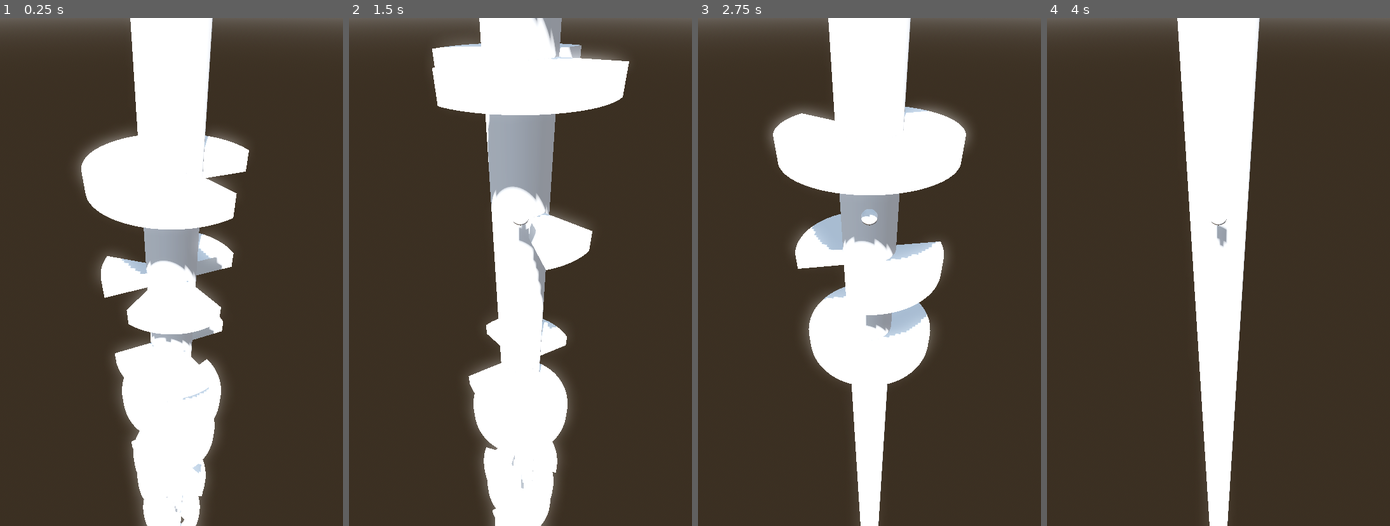
Above: before the commit, frames 1-4 (left to right).
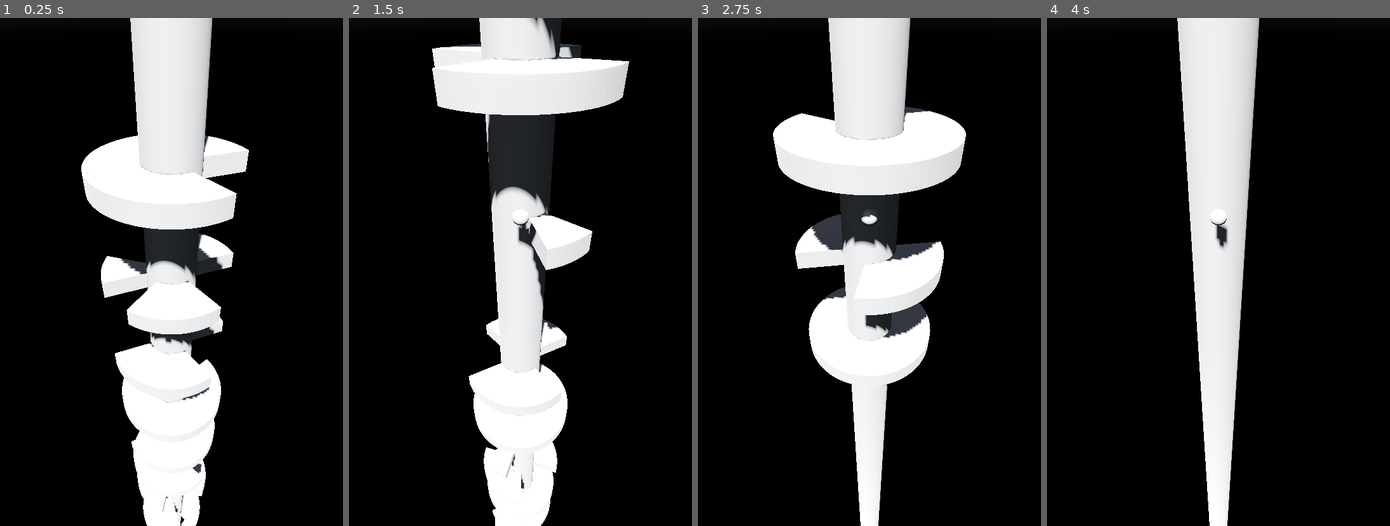
Above: after the commit, the same moments.

Repository: v1adem/HelixJumpClone
Game: Godot game, scene res://Scenes/game.tscn
Two runs of this game, one before a commit and one after it. Both use one fixed random seed, a clock stepped at 60 frames per second and the inputs below.
Inputs:
- Up to frame 1 (0.25 s): no input
- Up to frame 2 (1.5 s): hold Right (right) 0.53-1.28 s; hold Left (left) from 1.28 s (still down)
- Up to frame 3 (2.75 s): release Left (left) at 2.03 s; hold Right (right) from 2.03 s (still down)
- Up to frame 4 (4 s): tap Enter at 3.5 s; release Right (right) at 3.53 s; hold Left (left) from 3.53 s (still down)

The runs differ from the first frame. In frame 1, 80% of the frame differs, in the area x 0-100%, y 0-100%; in frame 2, 83%; in frame 3, 82%; in frame 4, 90%.

Commit message:
added background

Diff:
--- a/Scenes/game.tscn
+++ b/Scenes/game.tscn
@@ -5,18 +5,19 @@
 [ext_resource type="PackedScene" uid="uid://by5qqqripjrah" path="res://Scenes/ball.tscn" id="3_ddg10"]
 [ext_resource type="Script" path="res://Scripts/test_lvl.gd" id="3_vw816"]
 
-[sub_resource type="ProceduralSkyMaterial" id="ProceduralSkyMaterial_orbx2"]
-sky_horizon_color = Color(0.64625, 0.65575, 0.67075, 1)
-ground_horizon_color = Color(0.64625, 0.65575, 0.67075, 1)
+[sub_resource type="PhysicalSkyMaterial" id="PhysicalSkyMaterial_twca4"]
 
 [sub_resource type="Sky" id="Sky_py8jp"]
-sky_material = SubResource("ProceduralSkyMaterial_orbx2")
+sky_material = SubResource("PhysicalSkyMaterial_twca4")
 
 [sub_resource type="Environment" id="Environment_12bx2"]
 background_mode = 2
+background_color = Color(0.137255, 0.184314, 0.129412, 1)
 sky = SubResource("Sky_py8jp")
 tonemap_mode = 2
 glow_enabled = true
+fog_enabled = true
+fog_light_energy = 0.33
 
 [node name="Game" type="Node3D"]
 script = ExtResource("1_aaec2")
--- a/project.godot
+++ b/project.godot
@@ -12,7 +12,7 @@
 
 config/name="Helix Jump Clone"
 run/main_scene="res://Scenes/game.tscn"
-config/features=PackedStringArray("4.0", "Mobile")
+config/features=PackedStringArray("4.1", "Mobile")
 config/icon="res://icon.svg"
 
 [display]
